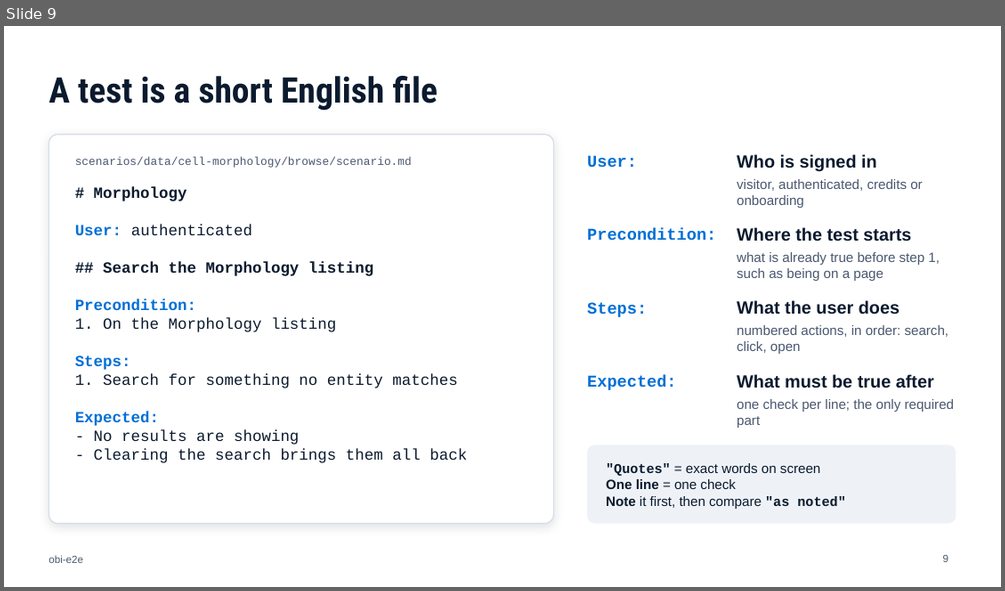
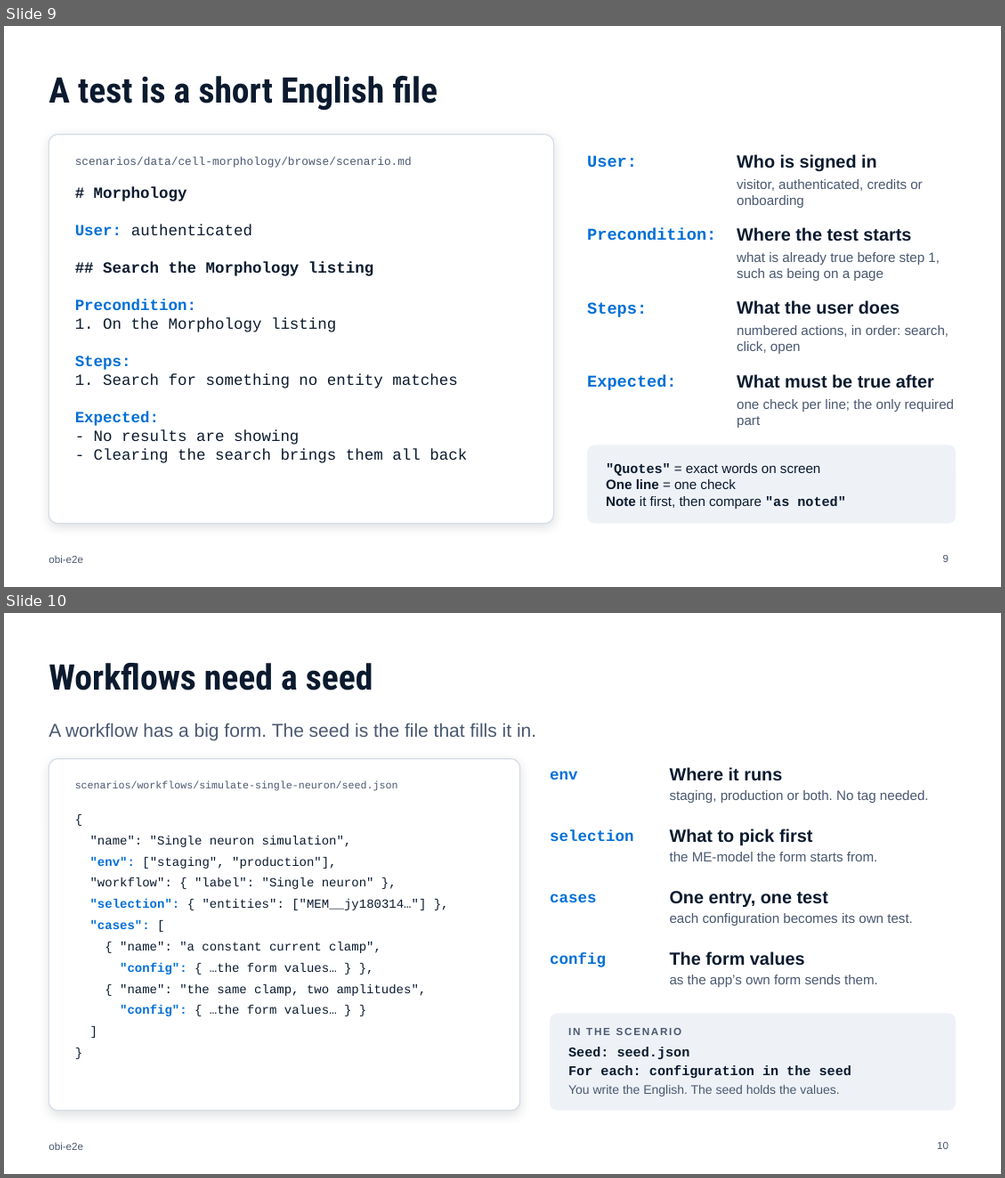
Before and after one commit to openbraininstitute/obi-e2e, a slide deck: docs/obi-e2e-onboarding.pptx. Shown one above the other, each under a label of ours: slide 9 before the commit, slides 9 and 10 after it. The pictures are 1005x591 and 1005x1178 pixels, drawn with LibreOffice and Linux fonts; fonts in the diff are those of the drawing. Boxes give left, top, right and bottom in pixels: in the first picture for what was removed or moved away, otherwise in the second. Text is boxed around its words. In the diff, an @@ line names an element or a change of style, - is before the commit and + after.

Commit message:
docs: deck shows the 08:00 run, the seed slide and casebook skeleton

```diff
--- a/docs/obi-e2e-onboarding.pptx
+++ b/docs/obi-e2e-onboarding.pptx
@@ slide 10 added at (4,613,1001,1174), background #FFFFFF; not listed: 1 template element that a slide beside it also shows @@
@@ title added at (48,663,373,690), 34 pt, text #0B1A2E, bold @@
+Workflows need a seed
@@ text added at (48,723,536,740), 18 pt, text #4A5870 @@
+A workflow has a big form. The seed is the file that fills it in.
@@ rounded rectangle added at (48,759,520,1111), fill #FFFFFF, outline #D5DCE6 1 pt @@
@@ text added at (550,771,577,779), 15 pt, text #026FD7, bold @@
+env
@@ text added at (670,767,782,781), 17 pt, text #0B1A2E, bold @@
+Where it runs
@@ text added at (75,781,398,791), 10 pt, text #4A5870 @@
+scenarios/workflows/simulate-single-neuron/seed.json
@@ text added at (670,790,929,803), 13 pt, text #4A5870 @@
+staging, production or both. No tag needed.
@@ text added at (90,835,427,1016), 12 pt, text #0B1A2E @@
+{
+"name": "Single neuron simulation",
+"env": ["staging", "production"],
+"workflow": { "label": "Single neuron" },
+"selection": { "entities": ["MEM__jy180314…"] },
+"cases": [
+{ "name": "a constant current clamp",
+"config": { …the form values… } },
+{ "name": "the same clamp, two amplitudes",
+"config": { …the form values… } }
+]
+}
@@ text added at (550,830,633,841), 15 pt, text #026FD7, bold @@
+selection
@@ text added at (670,828,812,845), 17 pt, text #0B1A2E, bold @@
+What to pick first
@@ text added at (670,852,877,861), 13 pt, text #4A5870 @@
+the ME-model the form starts from.
@@ text added at (550,893,596,902), 15 pt, text #026FD7, bold @@
+cases
@@ text added at (670,891,828,907), 17 pt, text #0B1A2E, bold @@
+One entry, one test
@@ text added at (670,913,913,925), 13 pt, text #4A5870 @@
+each configuration becomes its own test.
@@ text added at (550,953,606,967), 15 pt, text #026FD7, bold @@
+config
@@ text added at (670,951,805,965), 17 pt, text #0B1A2E, bold @@
+The form values
@@ text added at (670,974,878,987), 13 pt, text #4A5870 @@
+as the app’s own form sends them.
@@ rounded rectangle added at (550,1013,956,1111), fill #EEF2F7 @@
@@ text added at (568,1028,682,1035), 10 pt, text #4A5870, bold @@
+IN THE SCENARIO
@@ text added at (568,1046,851,1096), 13 pt, text #0B1A2E, bold @@
+Seed: seed.json
+For each: configuration in the seed
+You write the English. The seed holds the values.
@@ page number added at (937,1142,948,1149), 10 pt, text #4A5870 @@
+10
```
Also in this commit, not shown: 3 slides changed.
